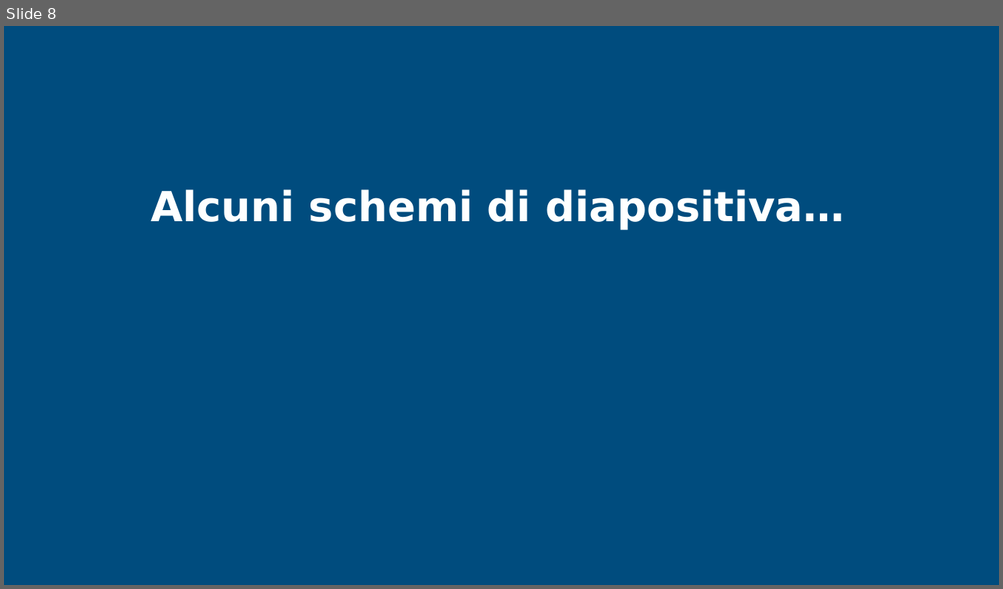
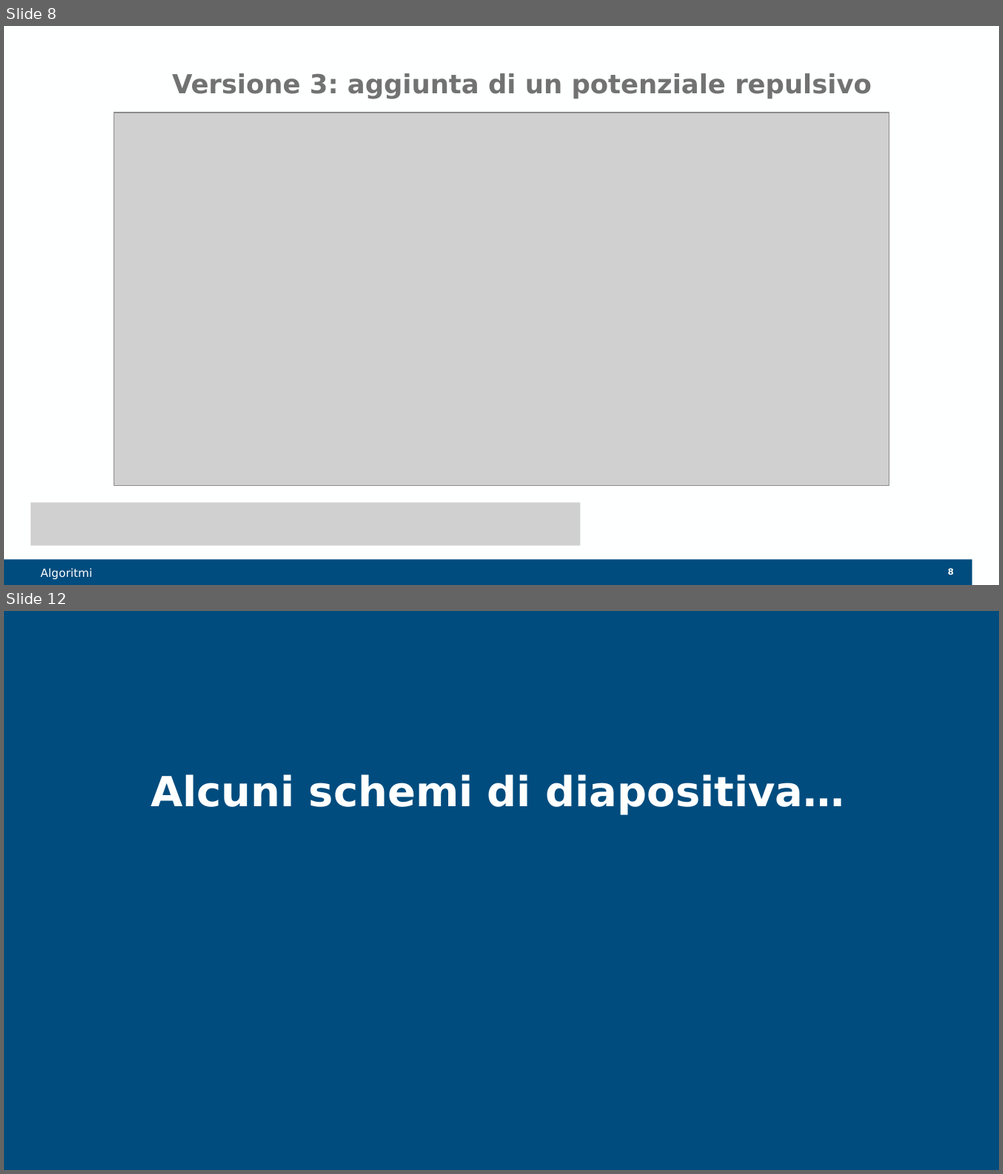
Before and after one commit to IvanNece/Tesi_Necerini, a slide deck: PowerPoint/TesiNecerini_Presentazione.pptx. Shown one above the other, each under a label of ours: slide 8 before the commit, slides 8 and 12 after it; the slides between them are not shown. The pictures are 1003x589 and 1003x1174 pixels, drawn with LibreOffice and Linux fonts; fonts in the diff are those of the drawing; grey boxes stand for pictures; background and template pictures are left out. Boxes give left, top, right and bottom in pixels: in the first picture for what was removed or moved away, otherwise in the second. Text is boxed around its words. In the diff, an @@ line names an element or a change of style, - is before the commit and + after.

```diff
--- a/PowerPoint/TesiNecerini_Presentazione.pptx
+++ b/PowerPoint/TesiNecerini_Presentazione.pptx
@@ slide 8 added at <box>4,26,999,585</box>, background #FEFFFF @@
@@ title added at <box>172,73,871,99</box>, 19 pt, text #727272, bold @@
+Versione 3: aggiunta di un potenziale repulsivo
@@ picture added at <box>114,113,889,486</box> @@
@@ picture added at <box>31,503,580,545</box> @@
@@ rectangle added at <box>4,560,972,585</box>, fill #004C7E @@
@@ text added at <box>40,568,92,580</box>, 8.2 pt, text #FFFFFF @@
+Algoritmi
@@ page number added at <box>948,568,953,577</box>, 6.2 pt, text #FEFFFF, bold @@
+8
@@ what was slide 8 is now slide 12 @@
```
Also in this commit, not shown: 3 slides changed, 4 other slides added, 1 slide removed, 4 other files.
